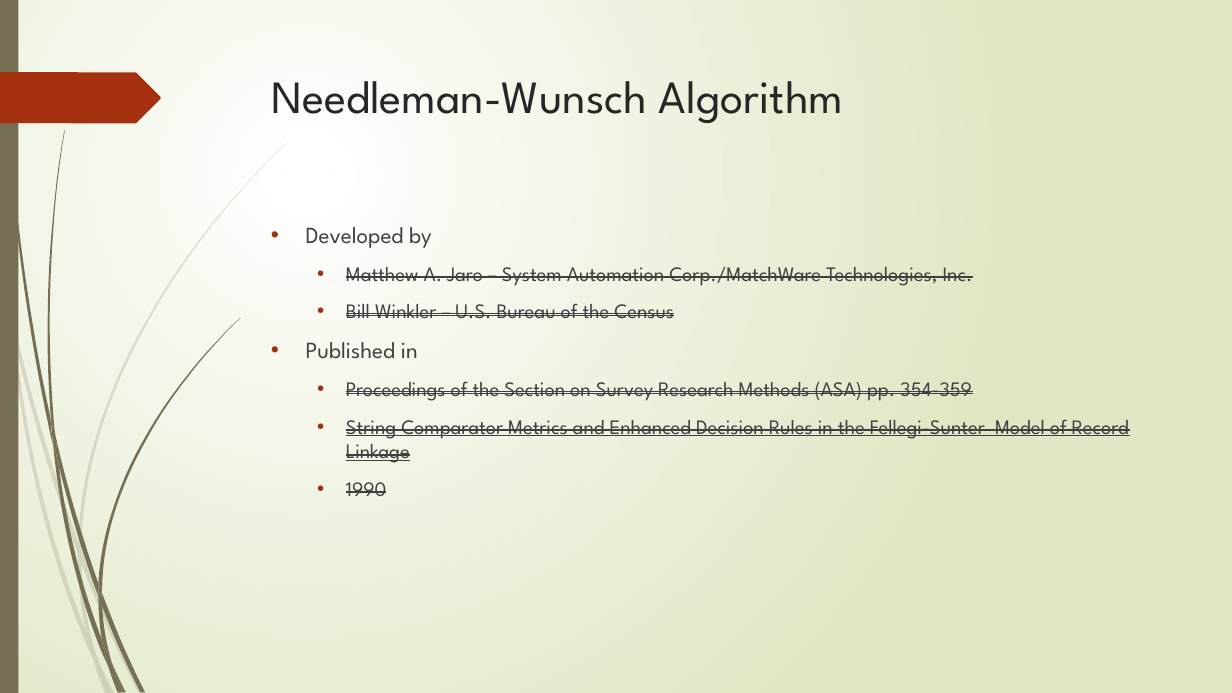
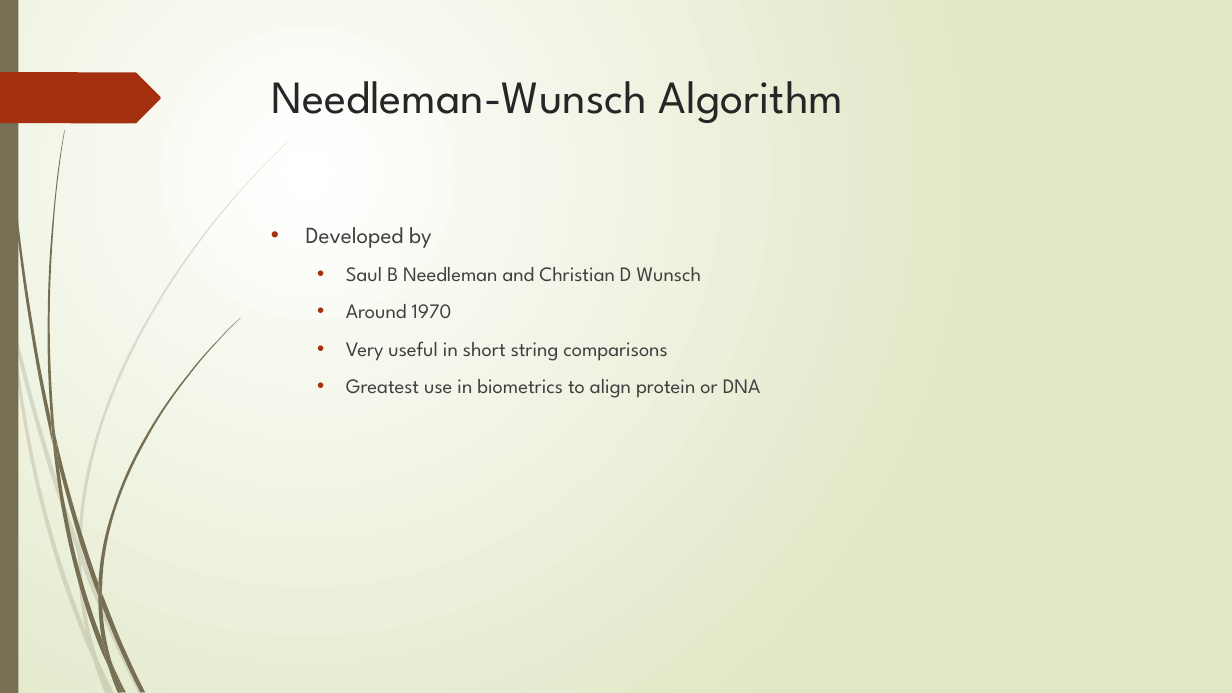
Before and after one commit to AthensStateComputerScience/DigitalHumanities, a slide deck: slide 12 of PowerPoint/Digital Humanities.pptx. Drawn at 1232x693 pixels with LibreOffice and Linux fonts; fonts in the diff are those of the drawing. Boxes give left, top, right and bottom in pixels: in the first picture for what was removed or moved away, otherwise in the second. Text is boxed around its words. In the diff, an @@ line names an element or a change of style, - is before the commit and + after.

```diff
--- a/PowerPoint/Digital Humanities.pptx
+++ b/PowerPoint/Digital Humanities.pptx
@@ text at box(346, 267, 761, 398): text changed @@
-  • Matthew A. Jaro – System Automation Corp./MatchWare Technologies, Inc.
-  • Bill Winkler – U.S. Bureau of the Census
-• Published in
-  • Proceedings of the Section on Survey Research Methods (ASA) pp. 354-359
-  • String Comparator Metrics and Enhanced Decision Rules in the Fellegi-Sunter Model of Record Linkage
-  • 1990
+  • Saul B Needleman and Christian D Wunsch
+  • Around 1970
+  • Very useful in short string comparisons
+  • Greatest use in biometrics to align protein or DNA
```
Also in this commit, not shown: 1 other slide changed, 1 slide added, 1 slide removed.
